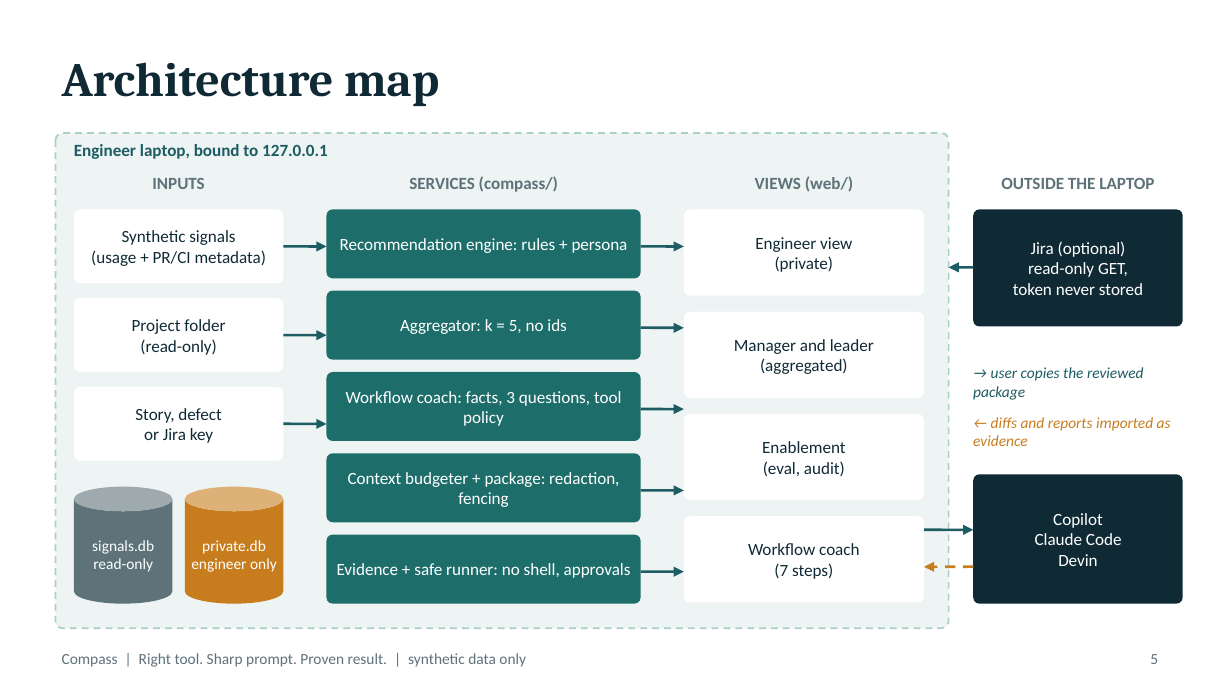
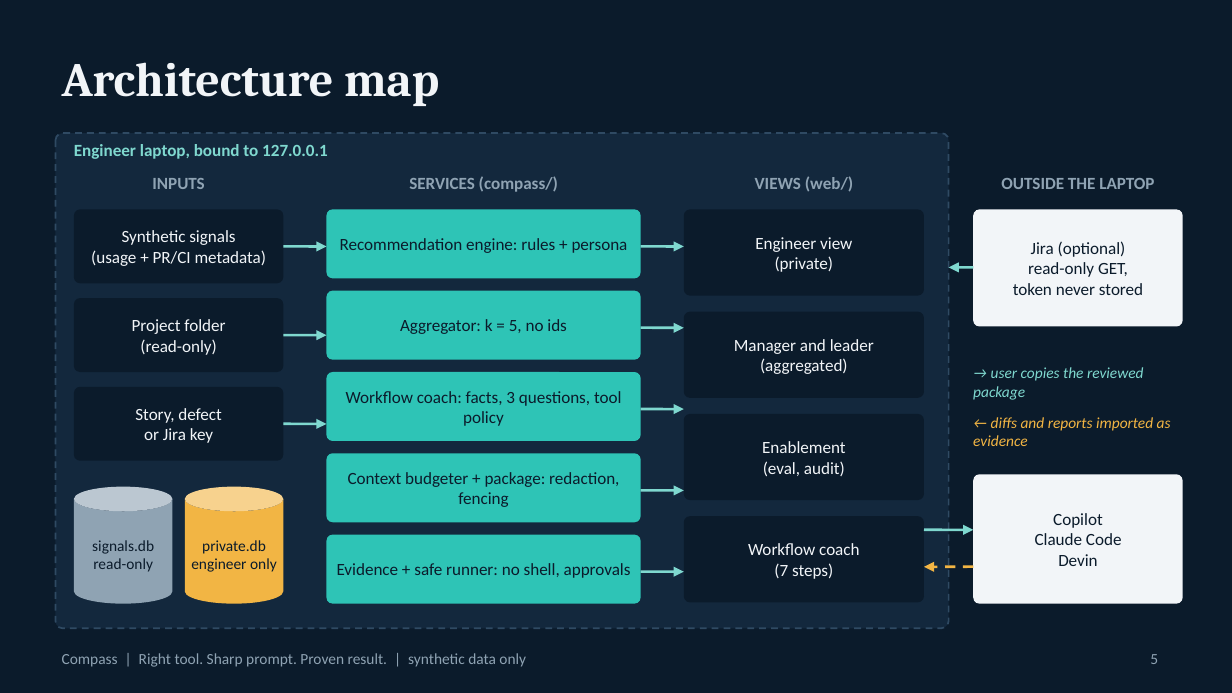
Before and after one commit to Kalyanraja/compass-ai-coach, a slide deck: slide 5 of docs/presentation/Compass-Hackathon.pptx. Drawn at 1232x693 pixels with LibreOffice and Linux fonts; fonts in the diff are those of the drawing. Boxes give left, top, right and bottom in pixels: in the first picture for what was removed or moved away, otherwise in the second. Text is boxed around its words. In the diff, an @@ line names an element or a change of style, - is before the commit and + after.

```diff
--- a/docs/presentation/Compass-Hackathon.pptx
+++ b/docs/presentation/Compass-Hackathon.pptx
@@ background #FFFFFF to #0B1B2B @@
@@ rounded rectangle at (55,133,949,628): fill #EEF4F3 to #13283D; outline #A9CFC9 1 pt dashed to #2F4A63 1 pt dashed @@
@@ text "Engineer laptop, bound to 127.0.0.1" at (74,144,328,159): text colour #1D5C63 to #7FD8CF @@
@@ rounded rectangle at (973,209,1183,326): fill #102A35 to #F2F5F8 @@
@@ arrow (283, 246) - (326, 246): stroke #1D5C63 1.5 pt to #7FD8CF 1.5 pt @@
@@ arrow (641, 246) - (684, 246): stroke #1D5C63 1.5 pt to #7FD8CF 1.5 pt @@
@@ arrow (973, 267) - (949, 267): stroke #1D5C63 1.5 pt to #7FD8CF 1.5 pt @@
@@ arrow (641, 328) - (684, 328): stroke #1D5C63 1.5 pt to #7FD8CF 1.5 pt @@
@@ arrow (283, 335) - (326, 335): stroke #1D5C63 1.5 pt to #7FD8CF 1.5 pt @@
@@ text "→ user copies the reviewed ..." at (973,367,1143,400): text colour #1D5C63 to #7FD8CF @@
@@ arrow (641, 409) - (684, 409): stroke #1D5C63 1.5 pt to #7FD8CF 1.5 pt @@
@@ text "← diffs and reports imported ..." at (973,417,1171,446): text colour #C77D1E to #F2B544 @@
@@ arrow (283, 424) - (326, 424): stroke #1D5C63 1.5 pt to #7FD8CF 1.5 pt @@
@@ rounded rectangle at (973,474,1183,604): fill #102A35 to #F2F5F8 @@
@@ text colour #FFFFFF to #0B1B2B in 9 elements at (92,540,154,572), (191,540,277,572), (340,238,628,253), (400,319,567,334), (346,391,621,426), (348,472,619,507), (337,563,631,578), (1013,241,1143,295), (1035,513,1122,566) @@
@@ cylinder at (74,487,172,604): fill #5E7279 to #8FA3B3 @@
@@ cylinder at (185,487,283,604): fill #C77D1E to #F2B544 @@
@@ arrow (641, 490) - (684, 490): stroke #1D5C63 1.5 pt to #7FD8CF 1.5 pt @@
@@ fill #1D6E6B to #2EC4B6 in 5 elements at (326,209,641,278), (326,291,641,360), (326,372,641,441), (326,453,641,522), (326,535,641,604) @@
@@ fill #FFFFFF to #0B1B2B in 7 elements at (74,209,283,283), (74,298,283,372), (74,387,283,461), (684,209,924,296), (684,312,924,398), (684,414,924,500), (684,516,924,602) @@
@@ text colour #102A35 to #F2F5F8 in 8 elements at (62,62,439,106), (91,230,267,266), (132,319,225,355), (135,408,221,443), (755,237,852,272), (734,339,874,374), (762,441,845,476), (748,543,859,579) @@
@@ arrow (924, 530) - (973, 530): stroke #1D5C63 1.5 pt to #7FD8CF 1.5 pt @@
@@ arrow (973, 567) - (924, 567): stroke #C77D1E 1.5 pt dashed to #F2B544 1.5 pt dashed @@
@@ arrow (641, 572) - (684, 572): stroke #1D5C63 1.5 pt to #7FD8CF 1.5 pt @@
@@ text colour #5E7279 to #8FA3B3 in 6 elements at (152,178,204,189), (409,176,558,192), (755,176,853,192), (1001,178,1154,189), (1150,654,1158,664), (62,653,526,667) @@
```
Also in this commit, not shown: 15 other slides changed, 2 other files.
